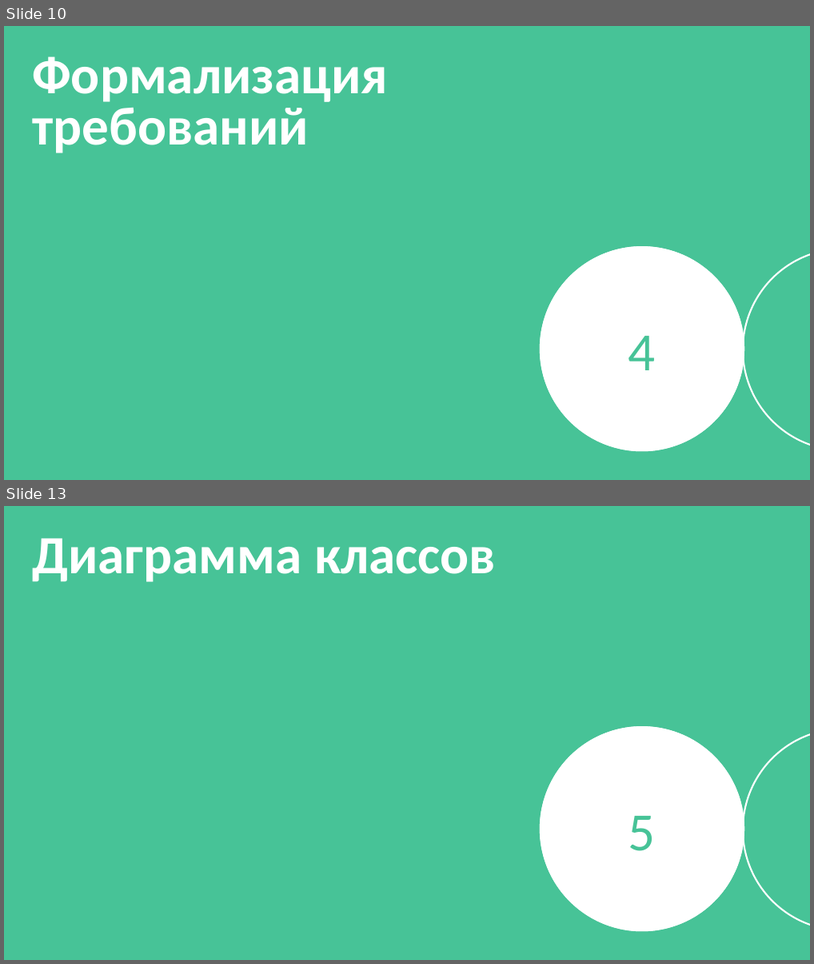
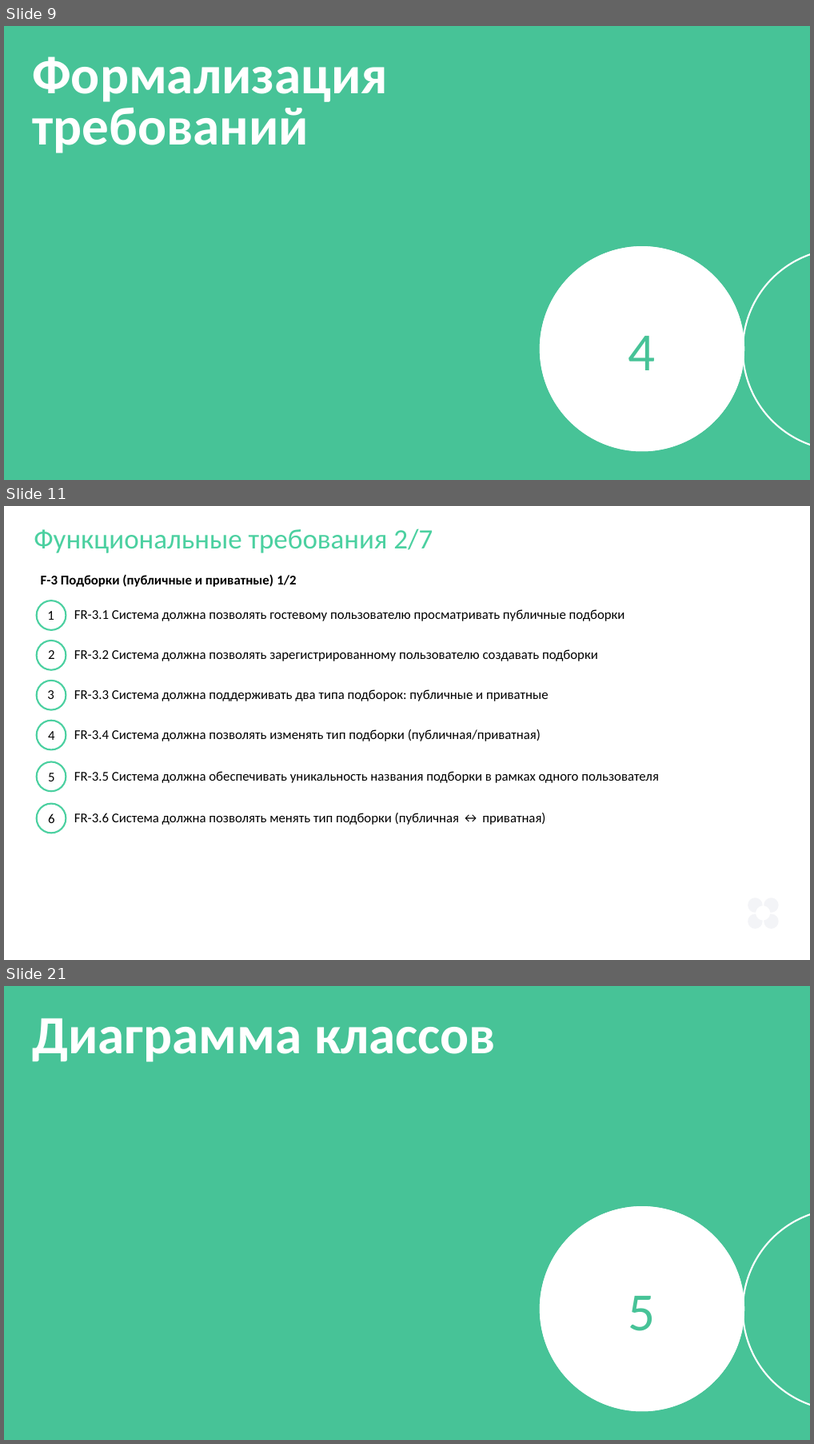
Before and after one commit to andlargesoda/WTW-platform, a slide deck: 06_Презентация/WTW-platform_v1.0.pptx. Shown one above the other, each under a label of ours: slides 10 and 13 before the commit, slides 9, 11 and 21 after it; the slides between them are not shown. The pictures are 814x964 and 814x1444 pixels, drawn with LibreOffice and Linux fonts; fonts in the diff are those of the drawing. Boxes give left, top, right and bottom in pixels: in the first picture for what was removed or moved away, otherwise in the second. Text is boxed around its words. In the diff, an @@ line names an element or a change of style, - is before the commit and + after.

```diff
--- a/06_Презентация/WTW-platform_v1.0.pptx
+++ b/06_Презентация/WTW-platform_v1.0.pptx
@@ slide 11 added at <box>4,506,810,960</box>, background #FFFFFF @@
@@ text added at <box>34,528,433,553</box>, 25 pt, text #4BD0A0 @@
+Функциональные требования 2/7
@@ text added at <box>41,574,296,587</box>, 12 pt, text #000000, bold @@
+F-3 Подборки (публичные и приватные) 1/2
@@ ellipse added at <box>36,600,66,629</box>, outline #4BD0A0 1.5 pt @@
@@ text added at <box>47,611,54,620</box>, 12 pt, text #000000 @@
+1
@@ text added at <box>74,609,626,621</box>, 12 pt, text #000000 @@
+FR-3.1 Система должна позволять гостевому пользователю просматривать публичные подборки
@@ ellipse added at <box>36,640,66,670</box>, outline #4BD0A0 1.5 pt @@
@@ text added at <box>74,649,598,661</box>, 12 pt, text #000000 @@
+FR-3.2 Система должна позволять зарегистрированному пользователю создавать подборки
@@ text added at <box>48,650,54,659</box>, 12 pt, text #000000 @@
+2
@@ ellipse added at <box>36,680,66,709</box>, outline #4BD0A0 1.5 pt @@
@@ text added at <box>47,690,54,699</box>, 12 pt, text #000000 @@
+3
@@ text added at <box>74,689,549,701</box>, 12 pt, text #000000 @@
+FR-3.3 Система должна поддерживать два типа подборок: публичные и приватные
@@ ellipse added at <box>36,720,66,749</box>, outline #4BD0A0 1.5 pt @@
@@ text added at <box>48,731,54,740</box>, 12 pt, text #000000 @@
+4
@@ text added at <box>74,729,541,741</box>, 12 pt, text #000000 @@
+FR-3.4 Система должна позволять изменять тип подборки (публичная/приватная)
@@ ellipse added at <box>36,762,66,791</box>, outline #4BD0A0 1.5 pt @@
@@ text added at <box>48,772,54,781</box>, 12 pt, text #000000 @@
+5
@@ text added at <box>74,771,659,783</box>, 12 pt, text #000000 @@
+FR-3.5 Система должна обеспечивать уникальность названия подборки в рамках одного пользователя
@@ ellipse added at <box>36,804,66,832</box>, outline #4BD0A0 1.5 pt @@
@@ text added at <box>48,813,54,823</box>, 12 pt, text #000000 @@
+6
@@ text added at <box>74,812,546,824</box>, 12 pt, text #000000 @@
+FR-3.6 Система должна позволять менять тип подборки (публичная ↔ приватная)
@@ group added at <box>748,897,779,928</box>: 4 freeform shapes @@
@@ what was slide 10 is now slide 9 @@
@@ what was slide 13 is now slide 21 @@
```
Also in this commit, not shown: 5 slides changed, 9 other slides added, 2 slides removed, 10 other files.
